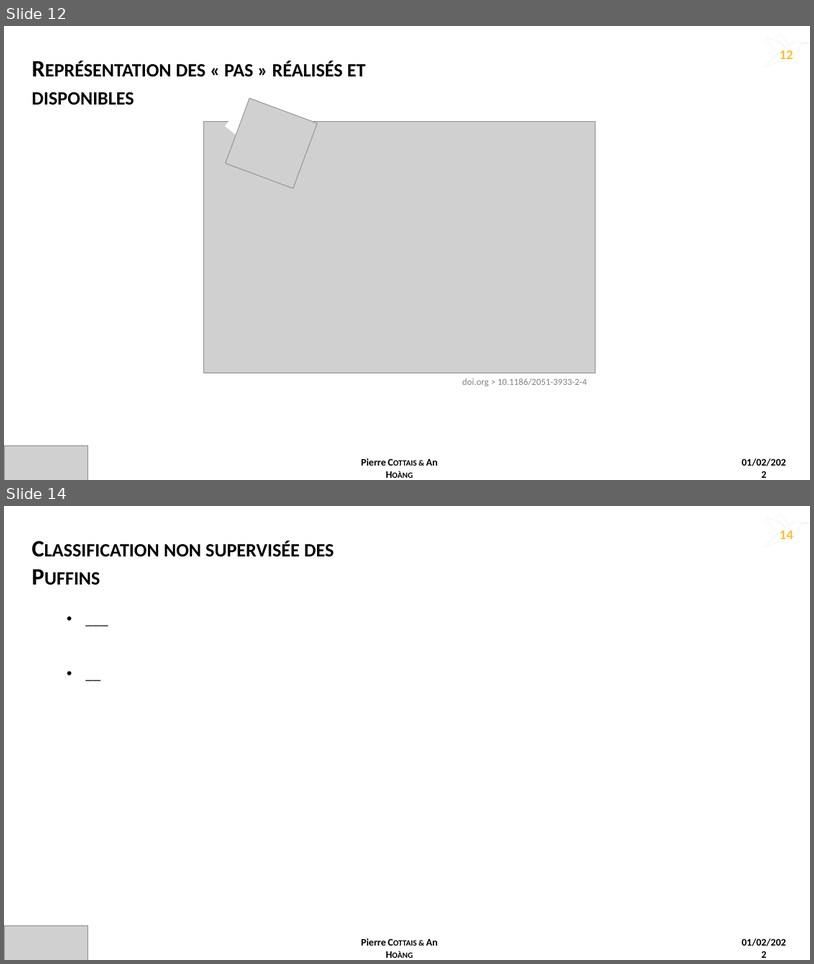
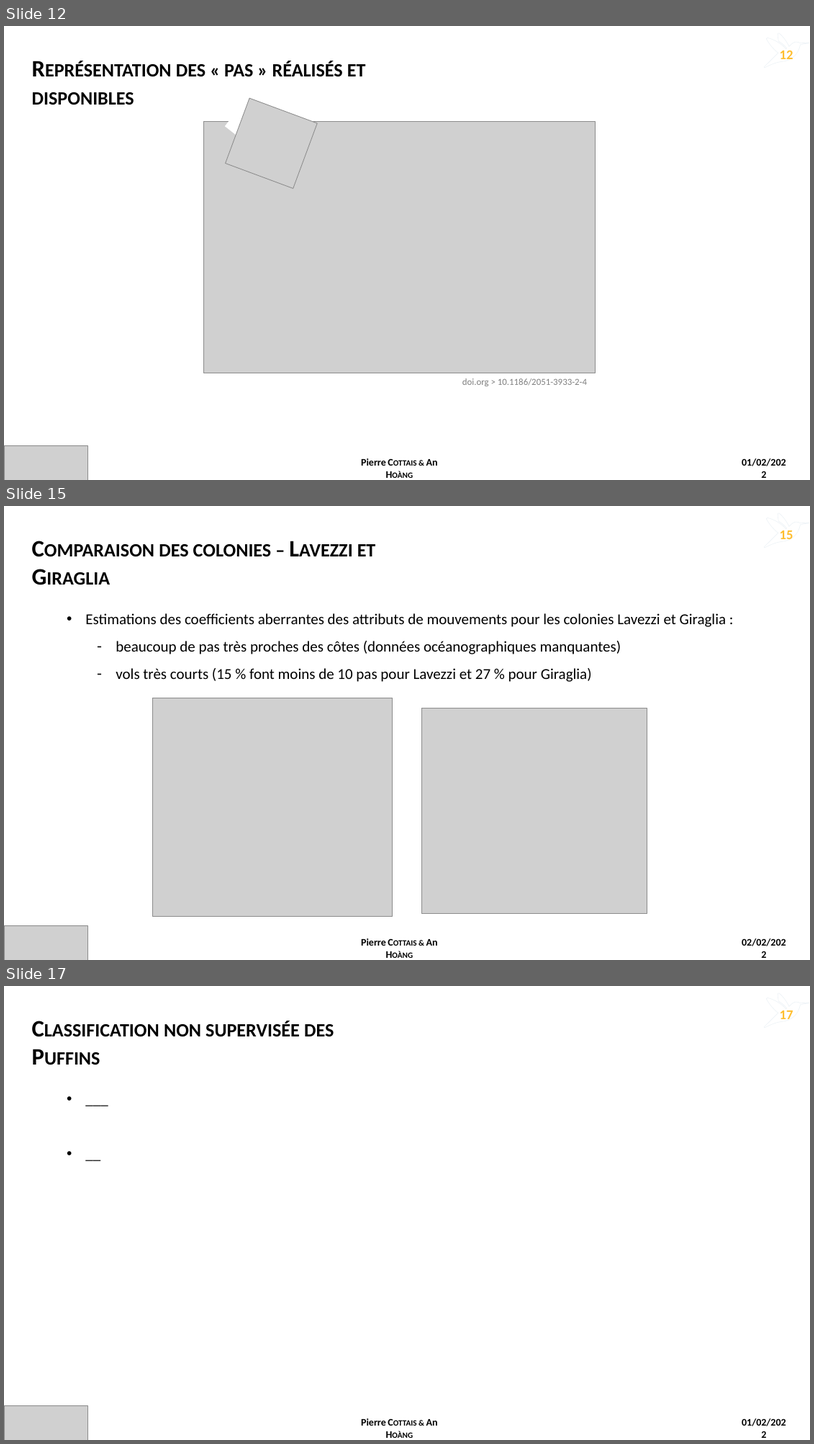
Before and after one commit to PCottais/puffin_scopoli, a slide deck: pres_soutenance_v4.pptx. Shown one above the other, each under a label of ours: slides 12 and 14 before the commit, slides 12, 15 and 17 after it; the slides between them are not shown. The pictures are 814x964 and 814x1444 pixels, drawn with LibreOffice and Linux fonts; fonts in the diff are those of the drawing; grey boxes stand for pictures. Boxes give left, top, right and bottom in pixels: in the first picture for what was removed or moved away, otherwise in the second. Text is boxed around its words. In the diff, an @@ line names an element or a change of style, - is before the commit and + after.

```diff
--- a/pres_soutenance_v4.pptx
+++ b/pres_soutenance_v4.pptx
@@ slide 15 added at (4,506,810,960), background #FFFFFF @@
@@ freeform shape added at (764,513,809,548), outline #4D85AC 0.5 pt @@
@@ text added at (159,544,376,556), 28 pt, text #000000, bold, small capitals @@
+Comparaison des colonies – Lavezzi et Giraglia
@@ page number added at (780,530,794,539), 16 pt, text #FEBE2F, bold @@
+15
@@ text added at (85,613,727,682), 18 pt, text #000000 @@
+• Estimations des coefficients aberrantes des attributs de mouvements pour les colonies Lavezzi et Giraglia :
+  – beaucoup de pas très proches des côtes (données océanographiques manquantes)
+  – vols très courts (15 % font moins de 10 pas pour Lavezzi et 27 % pour Giraglia)
@@ picture added at (152,698,392,916) @@
@@ picture added at (422,708,648,913) @@
@@ picture added at (4,925,88,960) @@
@@ text added at (361,938,438,945), 12 pt, text #000000, bold, small capitals @@
+Pierre Cottais & An Hoàng
@@ text added at (742,938,787,946), 12 pt, text #000000, bold @@
+02/02/2022
@@ what was slide 14 is now slide 17 @@
@@ page number at (780,1010,794,1019): text changed @@
-14
+17
```
Also in this commit, not shown: 4 slides changed, 2 other slides added, 2 other files.
